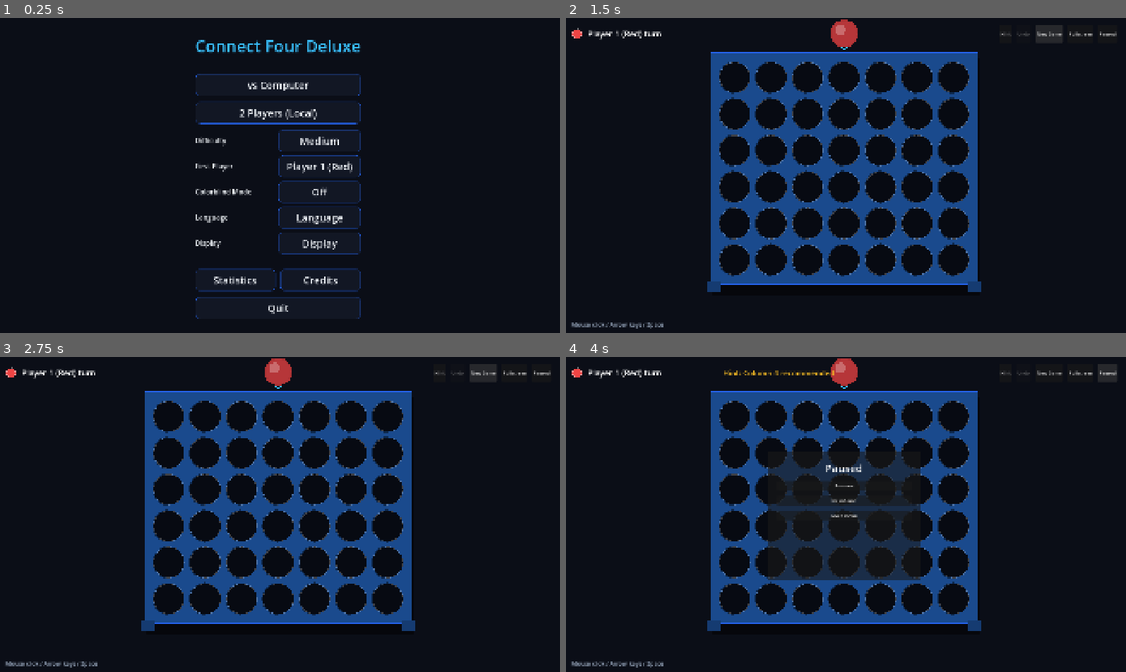
Above: before the commit, frames 1-4 (two rows, left to right).
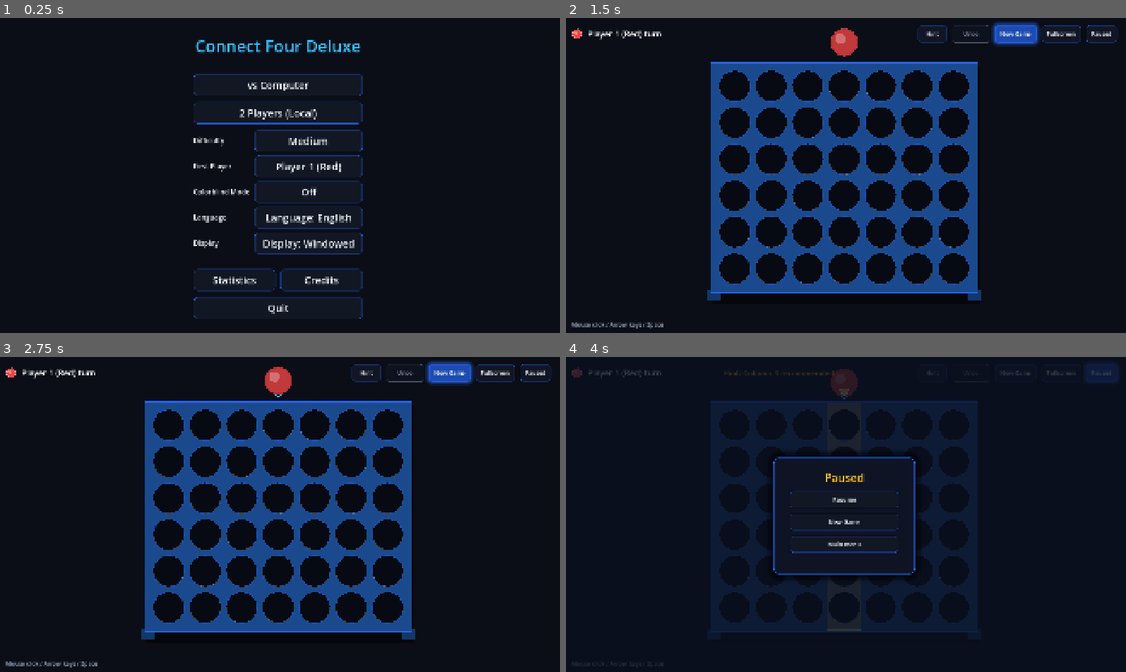
Above: after the commit, the same moments.

Repository: ChobitsChii/games
Game: Godot game, scene res://scenes/main_menu.tscn
Same seed, same stepped clock (60 frames per second), same inputs: the game is played once before the commit and once after it.
Inputs:
- Up to frame 1 (0.25 s): no input
- Up to frame 2 (1.5 s): click "vs Computer" at 0.5 s; click "New Game" at 1.25 s
- Up to frame 3 (2.75 s): click "New Game" at 2 s
- Up to frame 4 (4 s): click "Hint" at 2.75 s; click "Paused" at 3.5 s

The runs differ from the first frame. In frame 1, 2.4% of the frame differs, in the area x 34-65%, y 17-96%; in frame 2, 18%; in frame 3, 18%; in frame 4, 25%, in the area x 1-99%, y 0-99%.

Commit message:
fix(vier_gewinnt): fix disc rendering, menu buttons, hotseat mode, hint flash, and modernize HUD & pause menu

Diff:
--- a/vier_gewinnt/i18n/vier_gewinnt.csv
+++ b/vier_gewinnt/i18n/vier_gewinnt.csv
@@ -16,6 +16,7 @@
 MENU_STATS,Statistik,Statistics
 MENU_OPTIONS,Optionen,Options
 MENU_CREDITS,Credits,Credits
+MENU_CREDITS_TEXT,"Connect Four Deluxe – Godot 4.7 GDScript\n\nDesign & Entwicklung: Antigravity\nSchrift: Open Sans (Apache 2.0)\nStart-Logo / Artwork: Antigravity (CC0)\nGrafik & Effekte: Prozedurales 2.5D Canvas-Rendering\nAudio: Prozedurale Soundeffekte\n\nLizenz: MIT-kompatibel / Freie Assets","Connect Four Deluxe – Godot 4.7 GDScript\n\nDesign & Development: Antigravity\nFont: Open Sans (Apache 2.0)\nBoot Splash / Artwork: Antigravity (CC0)\nGraphics & Effects: Procedural 2.5D Canvas Rendering\nAudio: Procedural Sound Effects\n\nLicense: MIT compatible / Free Assets"
 MENU_RESET_STATS,Statistik zurücksetzen,Reset statistics
 GAME_TURN_PLAYER1,Spieler 1 (Rot) am Zug,Player 1 (Red) turn
 GAME_TURN_PLAYER2,Spieler 2 (Gelb) am Zug,Player 2 (Yellow) turn
--- a/vier_gewinnt/scenes/hud.tscn
+++ b/vier_gewinnt/scenes/hud.tscn
@@ -62,26 +62,31 @@
 
 [node name="BtnHint" type="Button" parent="RootControl/TopBar/HBoxContainer/ActionsContainer"]
 unique_name_in_owner = true
+custom_minimum_size = Vector2(100, 44)
 layout_mode = 2
 text = "GAME_HINT"
 
 [node name="BtnUndo" type="Button" parent="RootControl/TopBar/HBoxContainer/ActionsContainer"]
 unique_name_in_owner = true
+custom_minimum_size = Vector2(130, 44)
 layout_mode = 2
 text = "GAME_UNDO"
 
 [node name="BtnRestart" type="Button" parent="RootControl/TopBar/HBoxContainer/ActionsContainer"]
 unique_name_in_owner = true
+custom_minimum_size = Vector2(140, 44)
 layout_mode = 2
 text = "GAME_RESTART"
 
 [node name="BtnFullscreen" type="Button" parent="RootControl/TopBar/HBoxContainer/ActionsContainer"]
 unique_name_in_owner = true
+custom_minimum_size = Vector2(120, 44)
 layout_mode = 2
 text = "DISPLAY_FULLSCREEN"
 
 [node name="BtnPause" type="Button" parent="RootControl/TopBar/HBoxContainer/ActionsContainer"]
 unique_name_in_owner = true
+custom_minimum_size = Vector2(100, 44)
 layout_mode = 2
 text = "COMMON_PAUSED"
 
@@ -103,50 +108,71 @@
 theme_override_font_sizes/font_size = 20
 text = "CONTROLS_HINT"
 
-[node name="PauseModal" type="PanelContainer" parent="RootControl"]
+[node name="PauseModal" type="Control" parent="RootControl"]
 unique_name_in_owner = true
 visible = false
+layout_mode = 1
+anchors_preset = 15
+anchor_right = 1.0
+anchor_bottom = 1.0
+grow_horizontal = 2
+grow_vertical = 2
+
+[node name="PauseBackdrop" type="ColorRect" parent="RootControl/PauseModal"]
+layout_mode = 1
+anchors_preset = 15
+anchor_right = 1.0
+anchor_bottom = 1.0
+grow_horizontal = 2
+grow_vertical = 2
+color = Color(0.04, 0.06, 0.12, 0.8)
+
+[node name="PausePanel" type="PanelContainer" parent="RootControl/PauseModal"]
 layout_mode = 1
 anchors_preset = 8
 anchor_left = 0.5
 anchor_top = 0.5
 anchor_right = 0.5
 anchor_bottom = 0.5
-offset_left = -260.0
-offset_top = -220.0
-offset_right = 260.0
-offset_bottom = 220.0
+offset_left = -240.0
+offset_top = -200.0
+offset_right = 240.0
+offset_bottom = 200.0
 grow_horizontal = 2
 grow_vertical = 2
 
-[node name="MarginContainer" type="MarginContainer" parent="RootControl/PauseModal"]
+[node name="MarginContainer" type="MarginContainer" parent="RootControl/PauseModal/PausePanel"]
 layout_mode = 2
-theme_override_constants/margin_left = 32
-theme_override_constants/margin_top = 32
-theme_override_constants/margin_right = 32
-theme_override_constants/margin_bottom = 32
+theme_override_constants/margin_left = 36
+theme_override_constants/margin_top = 36
+theme_override_constants/margin_right = 36
+theme_override_constants/margin_bottom = 36
 
-[node name="VBoxContainer" type="VBoxContainer" parent="RootControl/PauseModal/MarginContainer"]
+[node name="VBoxContainer" type="VBoxContainer" parent="RootControl/PauseModal/PausePanel/MarginContainer"]
 layout_mode = 2
 theme_override_constants/separation = 20
 
-[node name="PauseTitle" type="Label" parent="RootControl/PauseModal/MarginContainer/VBoxContainer"]
+[node name="PauseTitle" type="Label" parent="RootControl/PauseModal/PausePanel/MarginContainer/VBoxContainer"]
 layout_mode = 2
-theme_override_font_sizes/font_size = 36
+theme_override_colors/font_color = Color(0.984314, 0.74902, 0.141176, 1)
+theme_override_font_sizes/font_size = 38
 text = "COMMON_PAUSED"
 horizontal_alignment = 1
 
-[node name="BtnResume" type="Button" parent="RootControl/PauseModal/MarginContainer/VBoxContainer"]
+[node name="BtnResume" type="Button" parent="RootControl/PauseModal/PausePanel/MarginContainer/VBoxContainer"]
 unique_name_in_owner = true
+custom_minimum_size = Vector2(0, 56)
 layout_mode = 2
 text = "COMMON_RESUME"
 
-[node name="BtnModalRestart" type="Button" parent="RootControl/PauseModal/MarginContainer/VBoxContainer"]
+[node name="BtnModalRestart" type="Button" parent="RootControl/PauseModal/PausePanel/MarginContainer/VBoxContainer"]
 unique_name_in_owner = true
+custom_minimum_size = Vector2(0, 56)
 layout_mode = 2
 text = "GAME_RESTART"
 
-[node name="BtnModalMenu" type="Button" parent="RootControl/PauseModal/MarginContainer/VBoxContainer"]
+[node name="BtnModalMenu" type="Button" parent="RootControl/PauseModal/PausePanel/MarginContainer/VBoxContainer"]
 unique_name_in_owner = true
+custom_minimum_size = Vector2(0, 56)
 layout_mode = 2
 text = "COMMON_MAIN_MENU"
--- a/vier_gewinnt/scenes/main_menu.tscn
+++ b/vier_gewinnt/scenes/main_menu.tscn
@@ -255,6 +255,7 @@
 size_flags_horizontal = 3
 theme_override_colors/font_color = Color(0.82, 0.86, 0.94, 1)
 theme_override_font_sizes/font_size = 18
+text = "MENU_CREDITS_TEXT"
 autowrap_mode = 2
 
 [node name="BtnCloseCredits" type="Button" parent="CreditsModal/MarginContainer/VBoxContainer"]
--- a/vier_gewinnt/scripts/game/game.gd
+++ b/vier_gewinnt/scripts/game/game.gd
@@ -33,8 +33,17 @@
 	controller.move_completed.connect(_on_move_completed)
 	controller.game_ended.connect(_on_game_ended)
 
-	# Modus aus Konfiguration oder Standard starten
-	controller.start_game(GameController.GameMode.AI, ConnectFourAI.Difficulty.MEDIUM, GameController.Starter.PLAYER_1)
+	# Modus und Einstellungen aus SaveService laden
+	var mode := GameController.GameMode.AI
+	var diff := ConnectFourAI.Difficulty.MEDIUM
+	var starter := GameController.Starter.PLAYER_1
+	var save_service: Node = Engine.get_main_loop().root.get_node_or_null("SaveService") if Engine.get_main_loop() != null else null
+	if save_service != null:
+		mode = save_service.get_value("session", "mode", GameController.GameMode.AI)
+		diff = save_service.get_value("connect_four", "difficulty", ConnectFourAI.Difficulty.MEDIUM)
+		starter = save_service.get_value("connect_four", "starter", GameController.Starter.PLAYER_1)
+
+	controller.start_game(mode, diff, starter)
 
 
 func _unhandled_input(event: InputEvent) -> void:
--- a/vier_gewinnt/scripts/ui/board_view.gd
+++ b/vier_gewinnt/scripts/ui/board_view.gd
@@ -9,6 +9,8 @@
 @export var cell_spacing: float = GameConfig.CELL_SPACING
 @export var disc_radius: float = GameConfig.DISC_RADIUS
 
+const BOARD_ORIGIN_Y := 150.0
+
 var controller: GameController
 
 var _falling_discs: Array[Dictionary] = []
@@ -16,6 +18,8 @@
 var _winning_cells: Array[Vector2i] = []
 var _win_pulse_time: float = 0.0
 var _hover_arrow_time: float = 0.0
+var _hint_col: int = -1
+var _hint_timer: float = 0.0
 
 
 func _ready() -> void:
@@ -26,6 +30,7 @@
 	controller = p_controller
 	controller.disc_dropped.connect(_on_disc_dropped)
 	controller.game_ended.connect(_on_game_ended)
+	controller.hint_ready.connect(_on_hint_ready)
 	controller.state_changed.connect(func(_s: GameController.State) -> void: queue_redraw())
 	queue_redraw()
 
@@ -38,6 +43,12 @@
 	if not _winning_cells.is_empty():
 		_win_pulse_time += delta * 5.0
 		needs_redraw = true
+
+	if _hint_timer > 0.0:
+		_hint_timer = maxf(0.0, _hint_timer - delta)
+		needs_redraw = true
+		if _hint_timer <= 0.0:
+			_hint_col = -1
 
 	# Fallende Steine animieren
 	var i := _falling_discs.size() - 1
@@ -93,6 +104,9 @@
 
 
 func _on_disc_dropped(col: int, row: int, player: int) -> void:
+	_hint_col = -1
+	_hint_timer = 0.0
+
 	var start_y := _get_cell_center(col, 5).y - disc_radius * 3.0
 	var target_y := _get_cell_center(col, row).y
 
@@ -104,6 +118,12 @@
 		"target_y": target_y,
 		"progress": 0.0,
 	})
+	queue_redraw()
+
+
+func _on_hint_ready(col: int) -> void:
+	_hint_col = col
+	_hint_timer = 2.5
 	queue_redraw()
 
 
@@ -124,55 +144,77 @@
 	_particles.clear()
 	_winning_cells.clear()
 	_win_pulse_time = 0.0
+	_hint_col = -1
+	_hint_timer = 0.0
 	queue_redraw()
 
 
 func _draw() -> void:
 	var origin_x := (size.x - GameConfig.BOARD_WIDTH) * 0.5
-	var origin_y := 120.0
+	var origin_y := BOARD_ORIGIN_Y
 	var board_rect := Rect2(origin_x, origin_y, GameConfig.BOARD_WIDTH, GameConfig.BOARD_HEIGHT)
 
 	# 1. Tisch-/Hintergrund-Schatten
 	var shadow_rect := Rect2(origin_x + 8, origin_y + 16, GameConfig.BOARD_WIDTH, GameConfig.BOARD_HEIGHT + 20)
 	draw_rect(shadow_rect, Color(0, 0, 0, 0.45), true)
 
-	# 2. Rückwand des Bretts (hinter den Löchern)
-	draw_rect(board_rect, GameConfig.PALETTE["board_back"])
-
-	# 3. Bereits platzierte Steine auf der Rückwand zeichnen
-	if controller != null:
-		for c in range(Board.WIDTH):
-			for r in range(Board.HEIGHT):
-				# Falls der Stein gerade im Flug ist, hier noch nicht zeichnen
-				var is_dropping := false
-				for d in _falling_discs:
-					if d["col"] == c and d["row"] == r:
-						is_dropping = true
-						break
-				if is_dropping:
-					continue
-
-				var cell_val := controller.board.get_cell(c, r)
-				if cell_val != Board.CELL_EMPTY:
-					var center := _get_cell_center(c, r)
-					var is_win_disc := _winning_cells.has(Vector2i(c, r))
-					_draw_disc(center, disc_radius, cell_val, is_win_disc)
-
-	# 4. Fallende Steine zeichnen
+	# 2. Standfüße des Bretts
+	var front_col: Color = GameConfig.PALETTE["board_front"]
+	var rim_col: Color = GameConfig.PALETTE["board_rim"]
+	var leg_w := 34.0
+	var leg_h := 36.0
+	draw_rect(Rect2(board_rect.position.x - 14, board_rect.end.y - 10, leg_w + 14, leg_h), front_col.darkened(0.25))
+	draw_rect(Rect2(board_rect.end.x - leg_w, board_rect.end.y - 10, leg_w + 14, leg_h), front_col.darkened(0.25))
+
+	# 3. Solide blaue Vorderseite des Bretts mit Rahmen
+	draw_rect(board_rect, front_col, true)
+	draw_rect(board_rect, rim_col, false, 5.0)
+
+	# 4. Spalten-Tipp-Hervorhebung (Aufblinken der Spalte bei Klick auf Tipp)
+	if _hint_timer > 0.0 and _hint_col >= 0 and _hint_col < Board.WIDTH:
+		var col_center_x := _get_cell_center(_hint_col, 0).x
+		var col_rect := Rect2(col_center_x - cell_spacing * 0.5 + 4, origin_y + 6, cell_spacing - 8, GameConfig.BOARD_HEIGHT - 12)
+		var pulse := 0.5 + 0.5 * sin(_hint_timer * 12.0)
+		var h_gold: Color = GameConfig.PALETTE["win_gold"]
+		draw_rect(col_rect, Color(h_gold.r, h_gold.g, h_gold.b, 0.22 + 0.25 * pulse), true)
+		draw_rect(col_rect, Color(1.0, 0.95, 0.5, 0.6 + 0.3 * pulse), false, 3.0)
+
+	# 5. Alle 7x6 Felder zeichnen (Löcher bzw. platzierte Chips)
+	for c in range(Board.WIDTH):
+		for r in range(Board.HEIGHT):
+			var center := _get_cell_center(c, r)
+			var cell_val := controller.board.get_cell(c, r) if controller != null else Board.CELL_EMPTY
+
+			# Falls der Stein in diesem Feld gerade fällt, betrachten wir das Feld noch als leer
+			var is_dropping_here := false
+			for d in _falling_discs:
+				if d["col"] == c and d["row"] == r:
+					is_dropping_here = true
+					break
+
+			if is_dropping_here or cell_val == Board.CELL_EMPTY:
+				# Leeres Loch: Dunkle Öffnung
+				draw_circle(center, disc_radius, GameConfig.PALETTE["slot_empty"])
+			else:
+				# Belegtes Feld: Echter, farbiger Spielstein (Rot oder Gelb)!
+				var is_win_disc := _winning_cells.has(Vector2i(c, r))
+				_draw_disc(center, disc_radius, cell_val, is_win_disc)
+
+			# 3D-Loch-Kanten und Bevels (räumliche Tiefe des Plastik-Gitters)
+			draw_arc(center, disc_radius, PI * 0.9, PI * 2.1, 24, Color(0, 0, 0, 0.5), 3.0)
+			draw_arc(center, disc_radius, 0.0, PI, 24, Color(1, 1, 1, 0.22), 2.0)
+			draw_arc(center, disc_radius + 1.0, 0.0, TAU, 32, rim_col.darkened(0.2), 1.5)
+
+	# 6. Fallende Steine über den leeren Löchern animieren
 	for d in _falling_discs:
 		var c: int = d["col"]
 		var prog: float = d["progress"]
-		# Easing mit leichtem Bounce am Ende
 		var eased_prog := _ease_out_bounce(prog)
 		var cur_y: float = lerpf(d["start_y"], d["target_y"], eased_prog)
 		var center := Vector2(_get_cell_center(c, 0).x, cur_y)
 		_draw_disc(center, disc_radius, d["player"], false)
 
-	# 5. Vorderwand des Bretts (Blaue Front mit runden Gucklöchern)
-	# Zeichnen als abgerundetes Rechteck mit Aussparungen (Raster)
-	_draw_board_front(board_rect)
-
-	# 6. Spalten-Hover-Vorschau und Einwurf-Indikator
+	# 7. Spalten-Hover-Vorschau und Einwurf-Pfeil
 	if controller != null and controller.state == GameController.State.PLAYER_TURN:
 		var sel_c := controller.selected_col
 		if controller.board.can_play(sel_c):
@@ -180,7 +222,7 @@
 			var hover_y := origin_y - disc_radius - 16.0 + sin(_hover_arrow_time) * 6.0
 			var hover_center := Vector2(top_cell.x, hover_y)
 			var turn_player := controller.board.current_player()
-			_draw_disc(hover_center, disc_radius * 0.9, turn_player, false, 0.75)
+			_draw_disc(hover_center, disc_radius * 0.9, turn_player, false, 0.8)
 
 			# Dezent leuchtender Einwurf-Pfeil
 			var arrow_tip := hover_center + Vector2(0, disc_radius * 0.95 + 8)
@@ -188,46 +230,25 @@
 			draw_line(arrow_tip, arrow_tip + Vector2(-12, -12), arrow_col, 3.0)
 			draw_line(arrow_tip, arrow_tip + Vector2(12, -12), arrow_col, 3.0)
 
-	# 7. Gewinner-Linie und Hervorhebung
+	# 8. Tipp-Pfeil über der empfohlenen Spalte
+	if _hint_timer > 0.0 and _hint_col >= 0 and _hint_col < Board.WIDTH:
+		var hint_x := _get_cell_center(_hint_col, 5).x
+		var hint_y := origin_y - 20.0 + sin(_hint_timer * 10.0) * 8.0
+		var tip := Vector2(hint_x, hint_y)
+		var gold_col: Color = GameConfig.PALETTE["win_gold"]
+		draw_colored_polygon([tip, tip + Vector2(-18, -26), tip + Vector2(18, -26)], gold_col)
+		draw_polyline([tip, tip + Vector2(-18, -26), tip + Vector2(18, -26), tip], Color.WHITE, 2.5)
+
+	# 9. Gewinner-Linie und Hervorhebung
 	if not _winning_cells.is_empty():
 		_draw_winning_highlight()
 
-	# 8. Partikel zeichnen
+	# 10. Partikel zeichnen
 	for pt in _particles:
 		var alpha: float = clampf(pt["life"] / pt["max_life"], 0.0, 1.0)
 		var col: Color = pt["color"]
 		col.a *= alpha
 		draw_circle(pt["pos"], pt["size"] * alpha, col)
-
-
-func _draw_board_front(board_rect: Rect2) -> void:
-	# Front-Rahmen mit sanftem Farbverlauf
-	var front_col: Color = GameConfig.PALETTE["board_front"]
-	var rim_col: Color = GameConfig.PALETTE["board_rim"]
-
-	draw_rect(board_rect, front_col, true)
-	draw_rect(board_rect, rim_col, false, 5.0)
-
-	# Füße / Standbeine des Bretts
-	var leg_w := 34.0
-	var leg_h := 36.0
-	draw_rect(Rect2(board_rect.position.x - 14, board_rect.end.y - 10, leg_w + 14, leg_h), front_col.darkened(0.2))
-	draw_rect(Rect2(board_rect.end.x - leg_w, board_rect.end.y - 10, leg_w + 14, leg_h), front_col.darkened(0.2))
-
-	# Aussparungen für jedes der 7x6 Felder zeichnen
-	for c in range(Board.WIDTH):
-		for r in range(Board.HEIGHT):
-			var center := _get_cell_center(c, r)
-			var is_empty := (controller == null or controller.board.get_cell(c, r) == Board.CELL_EMPTY)
-
-			if is_empty:
-				# Leeres Loch: Dunkle Tiefenöffnung
-				draw_circle(center, disc_radius, GameConfig.PALETTE["slot_empty"])
-
-			# Innere Lichtkante (Bevel-Look)
-			draw_arc(center, disc_radius, 0.0, TAU, 32, Color(1, 1, 1, 0.22), 2.0)
-			# Äußerer Schattenring
-			draw_arc(center, disc_radius + 2.0, PI * 0.5, PI * 1.5, 24, Color(0, 0, 0, 0.45), 2.5)
 
 
 func _draw_disc(center: Vector2, radius: float, player: int, is_win: bool, alpha: float = 1.0) -> void:
@@ -289,7 +310,7 @@
 
 func _get_cell_center(col: int, row: int) -> Vector2:
 	var origin_x := (size.x - GameConfig.BOARD_WIDTH) * 0.5
-	var origin_y := 120.0
+	var origin_y := BOARD_ORIGIN_Y
 	var pad_x := (GameConfig.BOARD_WIDTH - (float(Board.WIDTH - 1) * cell_spacing)) * 0.5
 	var pad_y := (GameConfig.BOARD_HEIGHT - (float(Board.HEIGHT - 1) * cell_spacing)) * 0.5
 
--- a/vier_gewinnt/scripts/ui/hud.gd
+++ b/vier_gewinnt/scripts/ui/hud.gd
@@ -14,7 +14,7 @@
 @onready var btn_undo: Button = %BtnUndo
 @onready var btn_restart: Button = %BtnRestart
 @onready var btn_pause: Button = %BtnPause
-@onready var pause_modal: PanelContainer = %PauseModal
+@onready var pause_modal: Control = %PauseModal
 @onready var btn_resume: Button = %BtnResume
 @onready var btn_modal_restart: Button = %BtnModalRestart
 @onready var btn_modal_menu: Button = %BtnModalMenu
@@ -24,10 +24,17 @@
 
 
 func _ready() -> void:
+	$RootControl.theme = _build_hud_theme()
+
 	if turn_indicator != null:
 		turn_indicator.hud = self
 	pause_modal.visible = false
 	hint_label.visible = false
+
+	var ds := _get_display_service()
+	if ds != null and ds.has_signal("mode_changed"):
+		ds.mode_changed.connect(func(_m: int) -> void: _update_fullscreen_button_text())
+	_update_fullscreen_button_text()
 
 	btn_hint.pressed.connect(_on_hint_pressed)
 	btn_undo.pressed.connect(_on_undo_pressed)
@@ -167,13 +174,69 @@
 
 
 func _on_fullscreen_pressed() -> void:
-	var display_service := _get_display_service()
-	if display_service != null and display_service.has_method("toggle_fullscreen"):
-		display_service.toggle_fullscreen()
+	var ds := _get_display_service()
+	if ds != null and ds.has_method("toggle"):
+		ds.toggle()
+	_update_fullscreen_button_text()
+
+
+func _update_fullscreen_button_text() -> void:
+	var ds := _get_display_service()
+	if ds != null and "mode" in ds and ds.mode != 0:
+		btn_fullscreen.text = "DISPLAY_WINDOWED"
+	else:
+		btn_fullscreen.text = "DISPLAY_FULLSCREEN"
+
+
+func _build_hud_theme() -> Theme:
+	var hud_theme := Theme.new()
+	hud_theme.default_font_size = 20
+
+	var accent: Color = GameConfig.PALETTE["board_rim"]
+	var accent_alt: Color = GameConfig.PALETTE["win_gold"]
+	var panel_col: Color = GameConfig.PALETTE["panel"]
+	var text_col: Color = GameConfig.PALETTE["text"]
+	var text_dim: Color = GameConfig.PALETTE["text_dim"]
+
+	var normal := _create_box(Color(panel_col.r, panel_col.g, panel_col.b, 0.9), Color(accent.r, accent.g, accent.b, 0.45), 2, 12, Color(0, 0, 0, 0.35), 6)
+	var hover := _create_box(Color(accent.r, accent.g, accent.b, 0.3), accent, 2, 12, Color(accent.r, accent.g, accent.b, 0.6), 14)
+	var pressed := _create_box(Color(accent.r, accent.g, accent.b, 0.5), accent_alt, 2, 12, Color(accent_alt.r, accent_alt.g, accent_alt.b, 0.6), 10)
+	var disabled := _create_box(Color(panel_col.r, panel_col.g, panel_col.b, 0.45), Color(text_dim.r, text_dim.g, text_dim.b, 0.2), 1, 12)
+	var focus := _create_box(Color(0, 0, 0, 0), accent_alt, 2, 12)
+	focus.draw_center = false
+
+	hud_theme.set_stylebox("normal", "Button", normal)
+	hud_theme.set_stylebox("hover", "Button", hover)
+	hud_theme.set_stylebox("pressed", "Button", pressed)
+	hud_theme.set_stylebox("disabled", "Button", disabled)
+	hud_theme.set_stylebox("focus", "Button", focus)
+	hud_theme.set_color("font_color", "Button", text_col)
+	hud_theme.set_color("font_hover_color", "Button", Color.WHITE)
+	hud_theme.set_color("font_pressed_color", "Button", Color.WHITE)
+	hud_theme.set_color("font_disabled_color", "Button", text_dim)
+
+	var modal_panel := _create_box(Color(0.06, 0.08, 0.15, 0.97), Color(accent.r, accent.g, accent.b, 0.75), 2, 20, Color(0, 0, 0, 0.75), 28)
+	hud_theme.set_stylebox("panel", "PanelContainer", modal_panel)
+	return hud_theme
+
+
+func _create_box(bg: Color, border: Color, border_w: int = 2, radius: int = 12, shadow: Color = Color(0, 0, 0, 0), shadow_sz: int = 0) -> StyleBoxFlat:
+	var b := StyleBoxFlat.new()
+	b.bg_color = bg
+	b.border_color = border
+	b.set_border_width_all(border_w)
+	b.set_corner_radius_all(radius)
+	b.shadow_color = shadow
+	b.shadow_size = shadow_sz
+	b.content_margin_left = 18
+	b.content_margin_right = 18
+	b.content_margin_top = 8
+	b.content_margin_bottom = 8
+	return b
 
 
 func _get_display_service() -> Node:
-	if Engine.get_main_loop() != null:
+	if Engine.get_main_loop() != null and Engine.get_main_loop() is SceneTree:
 		var root := (Engine.get_main_loop() as SceneTree).root
 		if root != null and root.has_node("DisplayService"):
 			return root.get_node("DisplayService")
--- a/vier_gewinnt/scripts/ui/main_menu.gd
+++ b/vier_gewinnt/scripts/ui/main_menu.gd
@@ -43,6 +43,14 @@
 	_load_saved_settings()
 	_update_button_texts()
 
+	var ls := _get_locale_service()
+	if ls != null and ls.has_signal("language_changed"):
+		ls.language_changed.connect(func(_code: String) -> void: _update_button_texts())
+
+	var ds := _get_display_service()
+	if ds != null and ds.has_signal("mode_changed"):
+		ds.mode_changed.connect(func(_mode: int) -> void: _update_button_texts())
+
 	stats_modal.visible = false
 	credits_modal.visible = false
 
@@ -102,14 +110,28 @@
 
 	btn_colorblind.text = "MENU_COLORBLIND_ON" if _colorblind else "MENU_COLORBLIND_OFF"
 
+	var ls := _get_locale_service()
+	var lang_name: String = ls.get_language_name() if (ls != null and ls.has_method("get_language_name")) else "Deutsch"
+	btn_language.text = "%s: %s" % [tr("COMMON_LANGUAGE"), lang_name]
+
+	var ds := _get_display_service()
+	var mode_key: String = ds.get_mode_key() if (ds != null and ds.has_method("get_mode_key")) else "DISPLAY_WINDOWED"
+	btn_display.text = "%s: %s" % [tr("COMMON_DISPLAY_MODE"), tr(mode_key)]
+
 
 func _on_play_ai() -> void:
 	_save_settings()
+	var ss := _get_save_service()
+	if ss != null:
+		ss.set_value("session", "mode", GameController.GameMode.AI)
 	get_tree().change_scene_to_file("res://scenes/game.tscn")
 
 
 func _on_play_hotseat() -> void:
 	_save_settings()
+	var ss := _get_save_service()
+	if ss != null:
+		ss.set_value("session", "mode", GameController.GameMode.HOTSEAT)
 	get_tree().change_scene_to_file("res://scenes/game.tscn")
 
 
@@ -144,18 +166,17 @@
 
 
 func _on_toggle_language() -> void:
-	var loc_service := _get_locale_service()
-	if loc_service != null:
-		var current: String = loc_service.get_locale()
-		var next_lang := "en" if current.begins_with("de") else "de"
-		loc_service.set_locale(next_lang)
-		_update_button_texts()
+	var ls := _get_locale_service()
+	if ls != null and ls.has_method("cycle_language"):
+		ls.cycle_language()
+	_update_button_texts()
 
 
 func _on_toggle_display() -> void:
-	var disp_service := _get_display_service()
-	if disp_service != null and disp_service.has_method("toggle_fullscreen"):
-		disp_service.toggle_fullscreen()
+	var ds := _get_display_service()
+	if ds != null and ds.has_method("cycle_mode"):
+		ds.cycle_mode()
+	_update_button_texts()
 
 
 func _on_open_stats() -> void:
@@ -202,9 +223,7 @@
 
 
 func _on_open_credits() -> void:
-	var file := FileAccess.open("res://CREDITS.md", FileAccess.READ)
-	if file != null:
-		credits_content.text = file.get_as_text()
+	credits_content.text = tr("MENU_CREDITS_TEXT")
 	credits_modal.visible = true
 
 
--- a/vier_gewinnt/scripts/ui/turn_indicator.gd
+++ b/vier_gewinnt/scripts/ui/turn_indicator.gd
@@ -13,11 +13,22 @@
 	var center := size * 0.5
 	var radius := 16.0
 	var col := GameConfig.PALETTE["player1"]
+	var p := Board.CELL_PLAYER_1
 
 	if hud != null and hud.controller != null:
-		var p := hud.controller.board.current_player()
+		p = hud.controller.board.current_player()
 		if p == Board.CELL_PLAYER_2:
 			col = GameConfig.PALETTE["player2"]
 
 	draw_circle(center, radius, col)
 	draw_arc(center, radius, 0.0, TAU, 24, Color(1, 1, 1, 0.4), 2.0)
+	draw_circle(center + Vector2(-radius * 0.28, -radius * 0.28), radius * 0.35, Color(1, 1, 1, 0.35))
+
+	if hud != null and hud.controller != null and hud.controller.colorblind_mode:
+		var sym_col := Color(1, 1, 1, 0.9)
+		if p == Board.CELL_PLAYER_1:
+			draw_arc(center, radius * 0.45, 0.0, TAU, 20, sym_col, 2.5)
+		else:
+			var sz := radius * 0.45
+			draw_line(center - Vector2(sz, 0), center + Vector2(sz, 0), sym_col, 2.5)
+			draw_line(center - Vector2(0, sz), center + Vector2(0, sz), sym_col, 2.5)
Binary file changed: vier_gewinnt/i18n/vier_gewinnt.de.translation
Binary file changed: vier_gewinnt/i18n/vier_gewinnt.en.translation
